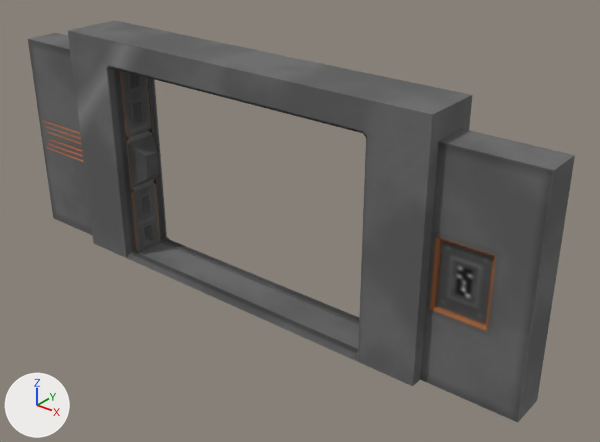
One commit to the OBJ model src/main/resources/assets/hbm_m/models/block/sliding_blast_door.obj: the scene before it, then after it.
Both versions are drawn from a 50 mm lens placed at (8.22, -8.94, 7.2), pointed at (0.81, 0.32, 1.46). Arrows for +X, +Y and +Z are at lower left; the lights stay in place. Where no turn or scale is listed for an object, it has been applied to the vertices.

In view in the first picture: 'DoorCircleRight', 'DoorFrame', 'DoorLeft', 'DoorRight', 'Window'.
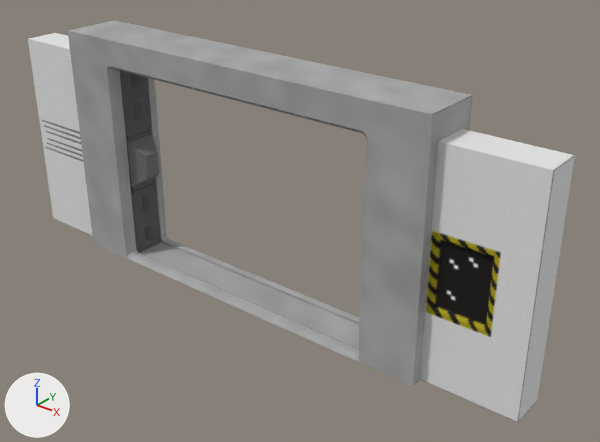
Changed parts and their boxes [x1, y1, x2, y2] in the pictures (600 x 442 px):
'DoorFrame', surface changed
    both: [68, 20, 472, 386]
'DoorLeft', surface changed
    both: [420, 129, 575, 422]
'DoorRight', surface changed
    both: [28, 33, 161, 253]
'Window', surface changed
    both: [436, 241, 494, 324]
'DoorCircleRight', surface changed (black to grey)
    both: [126, 131, 159, 191]

Diff of the bpy script that builds the scene:
```diff
--- a/src/main/resources/assets/hbm_m/models/block/sliding_blast_door.obj.py
+++ b/src/main/resources/assets/hbm_m/models/block/sliding_blast_door.obj.py
@@ img_sliding_blast_door @@
+img_sliding_blast_door = load_image('sliding_blast_door', '../../textures/block/sliding_blast_door.png', 512, 512, 'sRGB')
@@ mat_door @@
 mat_door = principled_material('Door')
-mat_door.texture = img_sliding_blast_door_variant1
-mat_door.roughness = 1.0
+mat_door.texture = img_sliding_blast_door
+mat_door.roughness = 0.859
```
